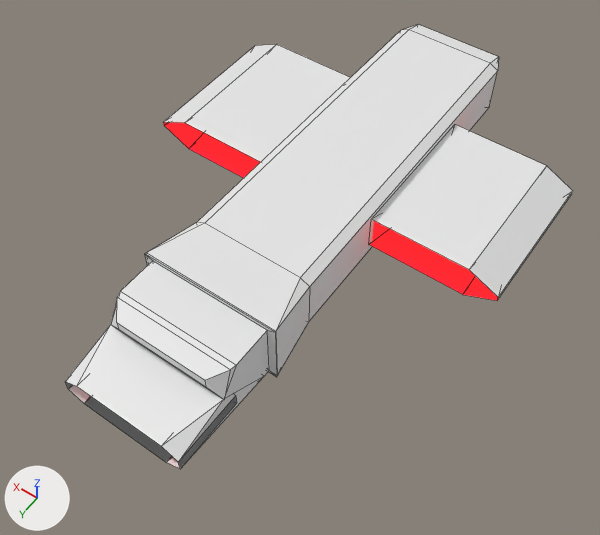
A saved change to the Blender file Assets/modelli & strutture/New/Space Ship.blend.
Both versions are drawn from a camera (50 mm lens) standing at (-27.2, 47.6, 53.5) and looking at (-1.7, 11.9, -2.6). Every picture has the same lights, and +X, +Y and +Z are marked at lower left. The older version comes first. Mesh edges are drawn as thin lines.

In view in the first picture: 'Cubo', 'Cubo.001', 'Cubo.002', 'Cubo.003', 'Cubo.004', 'Cubo.007'.
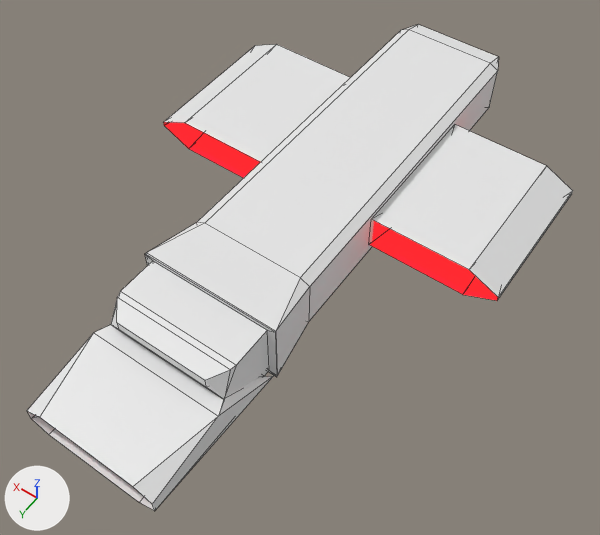
The change, as JSON lines over the scene's bpy script:
```json
{"block": "me_cubo_001", "where": "# used by ob_cubo; location = (0.0, 0.0, 0.0); scale = (12.6, 43.0, 6.33)"}
{"op": "remove", "block": "me_cubo_001", "code": "me_cubo_001.from_pydata(...)  # 62 vertices, 63 faces; spans x -0.5..0.5, y -0.404..0.746, z -0.5..0.5"}
{"op": "add", "block": "me_cubo_001", "code": "me_cubo_001.from_pydata(...)  # 76 vertices, 70 faces; spans x -0.5..0.5, y -0.404..0.824, z -0.5..0.5"}
{"block": "me_cubo_001", "change": "me_cubo_001 part 1"}
{"block": "me_cubo_001", "change": "2 vertices are removed from x -0.327..0.327, y 0.594, z -0.442"}
{"block": "me_cubo_001", "change": "9 faces are deleted"}
{"block": "me_cubo_001", "change": "16 vertices are added at x -0.485..0.485, y 0.503..0.824, z -0.467..0.056"}
{"block": "me_cubo_001", "change": "16 new faces join them"}
```

What differs and where, as boxes [x1, y1, x2, y2] in the pictures (600 x 535 px):
```json
{"object": "Cubo", "change": "reshaped", "before": [65, 24, 499, 469], "after": [27, 24, 499, 511], "on screen": "9% wider, 9% taller"}
{"part": 1, "of": "me_cubo_001", "change": "built on", "before": [65, 325, 263, 469], "after": [27, 324, 273, 511]}
```
